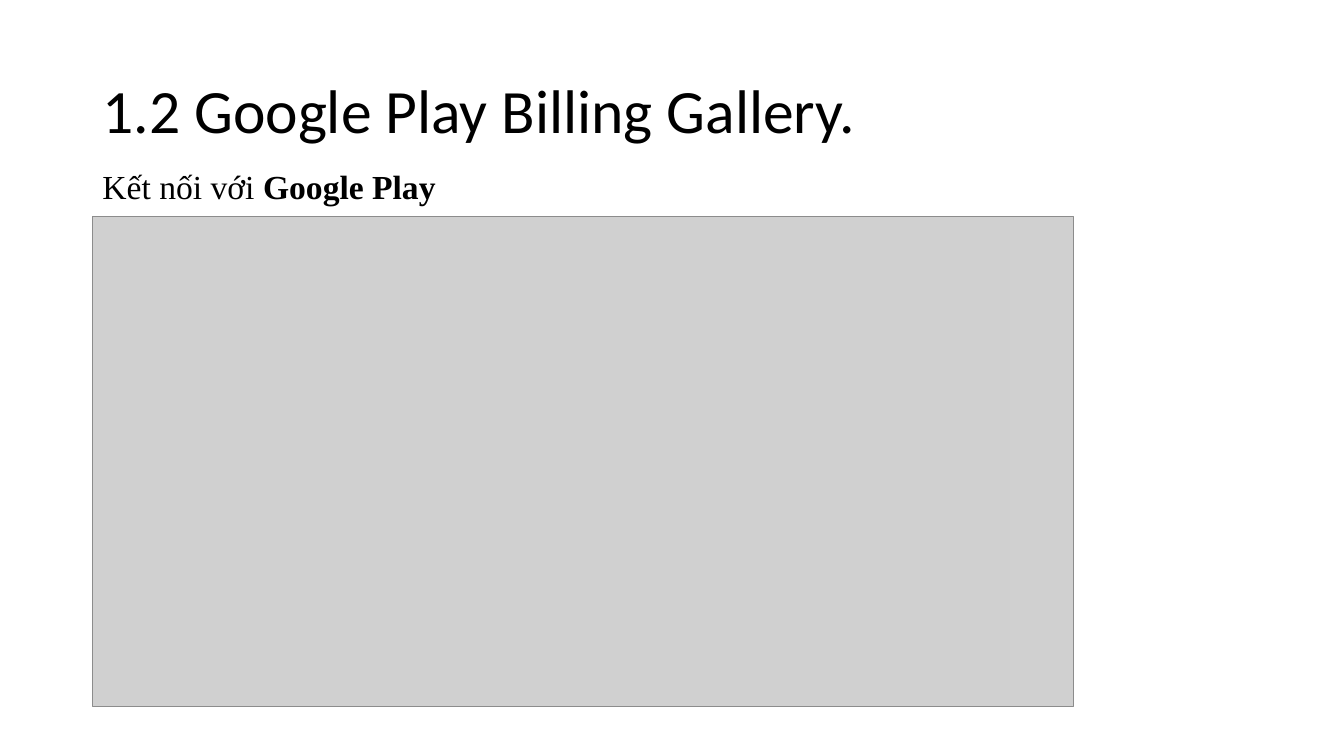
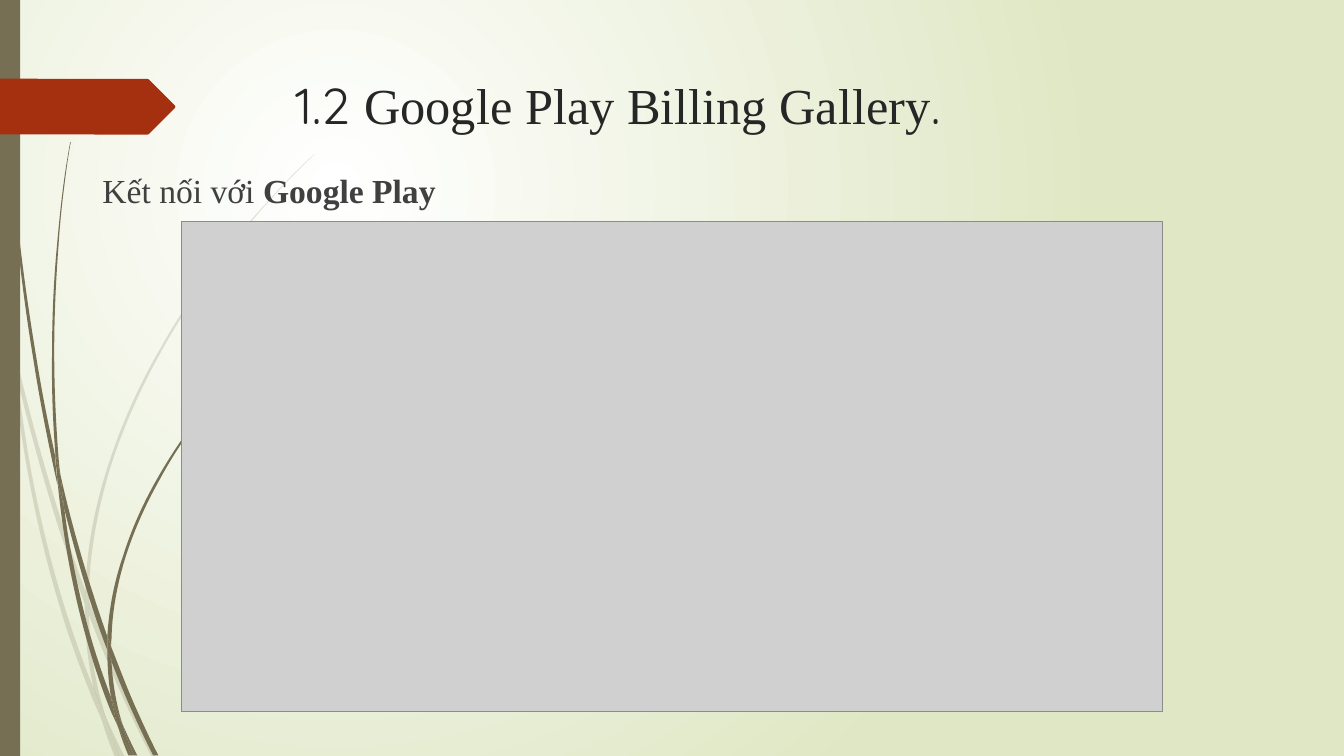
Before and after one commit to trieuduy27051999/Google-play-infor-, a slide deck: slide 6 of 3 muc dau GooglePlay.pptx. Drawn at 1344x756 pixels with LibreOffice and Linux fonts; fonts in the diff are those of the drawing; grey boxes stand for pictures. Boxes give left, top, right and bottom in pixels: in the first picture for what was removed or moved away, otherwise in the second. Text is boxed around its words. In the diff, an @@ line names an element or a change of style, - is before the commit and + after.

Commit message:
Sua font 3 muc dau Google Play

```diff
--- a/3 muc dau GooglePlay.pptx
+++ b/3 muc dau GooglePlay.pptx
@@ background #FFFFFF to gradient #FFFFFF to #DFE8C4 @@
@@ rectangle added at [0, 0, 20, 756], fill #766F54 @@
@@ freeform shape added at [0, 79, 175, 134], fill #A53010 @@
@@ title "1.2 Google Play Billing Gallery.": place and size @@
-title "1.2 Google Play Billing Gallery." at [102, 90, 855, 144]
+title "1.2 Google Play Billing Gallery." at [296, 88, 941, 134]
@@ title "1.2 Google Play Billing Gallery." at [296, 88, 941, 134]: size 44 to 36 pt, text colour #000000 to #262626; font Calibri to Quicksand in "1.2 Gallery."; font Calibri to Times New Roman in "Google Play Billing Gallery."; line spacing 0.9 to 1; vertical alignment middle to top @@
@@ text "Kết nối với Google Play" at [102, 178, 435, 210]: text colour #000000 to #404040; line spacing 0.9 to 1 @@
@@ picture: place and size @@
-picture at [93, 217, 1074, 707]
+picture at [181, 222, 1163, 712]
@@ group added at [0, 154, 315, 756]: 10 freeform shapes @@
@@ group added at [3, 0, 262, 756]: 12 freeform shapes @@
```
Also in this commit, not shown: 79 other slides changed.
